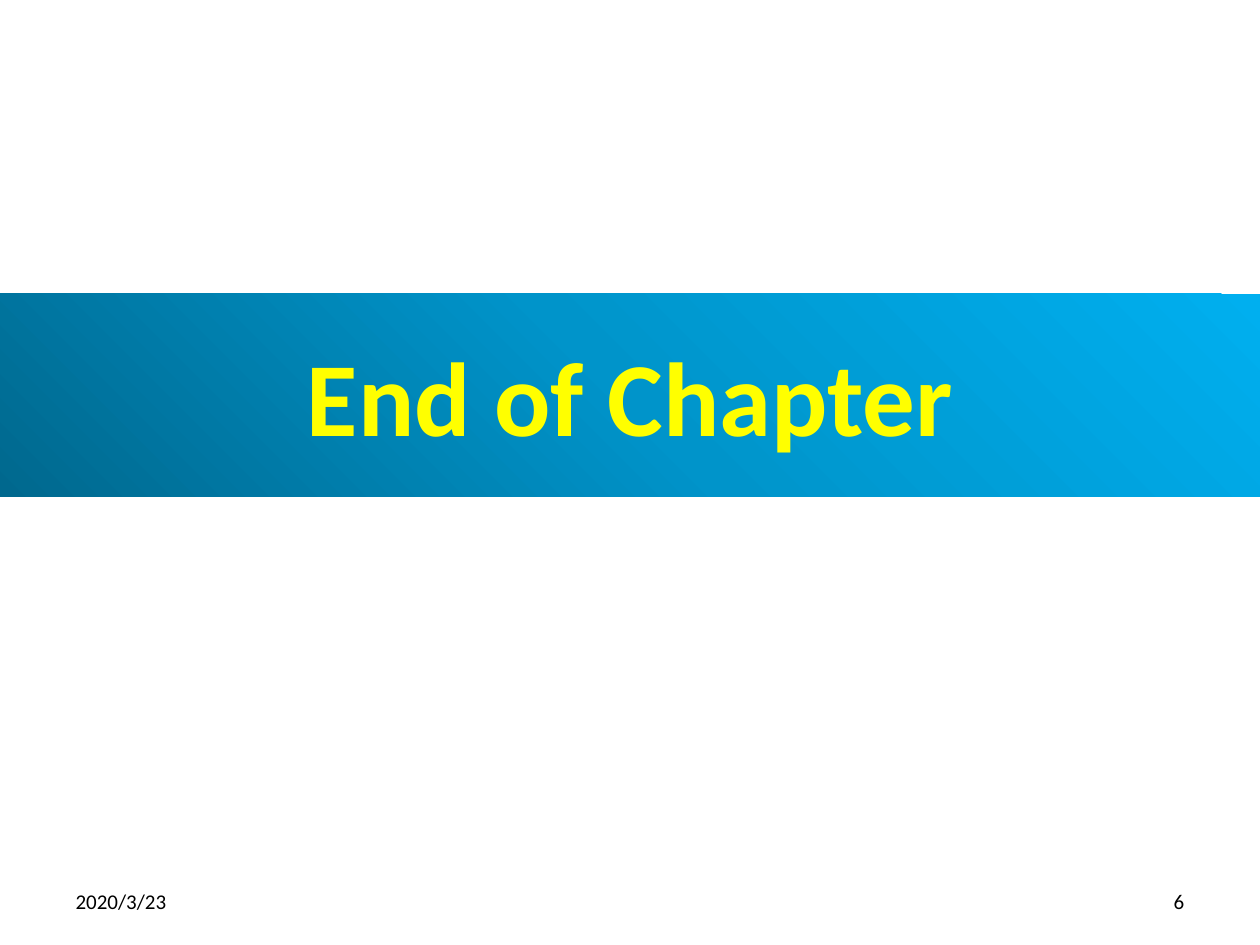
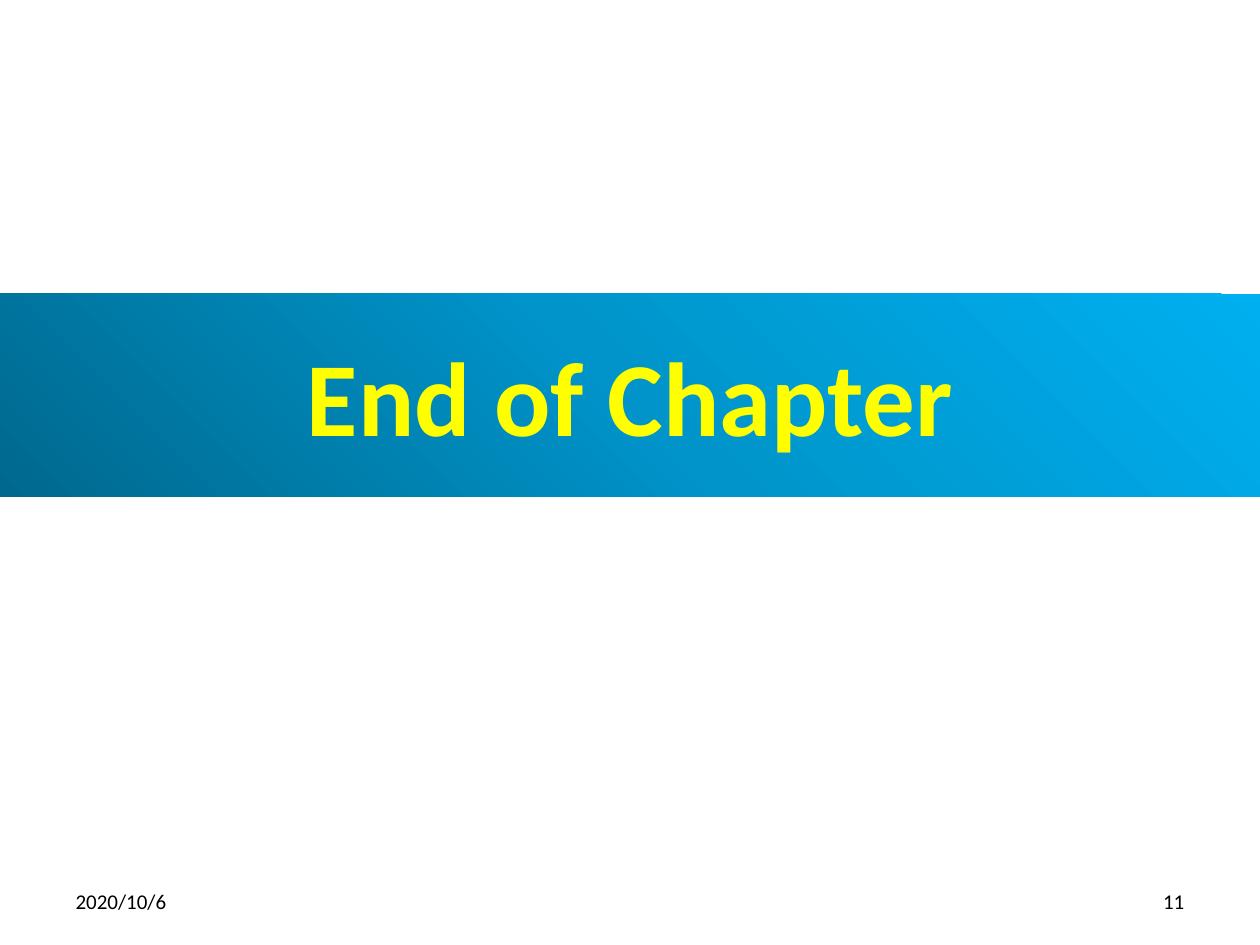
Before and after one commit to peterhchen/700_GraphQL, a slide deck: slide 11 of 04_Architecture.pptx (slide 6 before the commit). Drawn at 1260x945 pixels with LibreOffice and Linux fonts; fonts in the diff are those of the drawing. Boxes give left, top, right and bottom in pixels: in the first picture for what was removed or moved away, otherwise in the second. Text is boxed around its words. In the diff, an @@ line names an element or a change of style, - is before the commit and + after.

```diff
--- a/04_Architecture.pptx
+++ b/04_Architecture.pptx
@@ text at (76,894,167,910): text changed @@
-2020/3/23
+2020/10/6
@@ page number at (1163,895,1184,909): text changed @@
-6
+11
```
Also in this commit, not shown: 5 other slides changed, 5 slides added.
